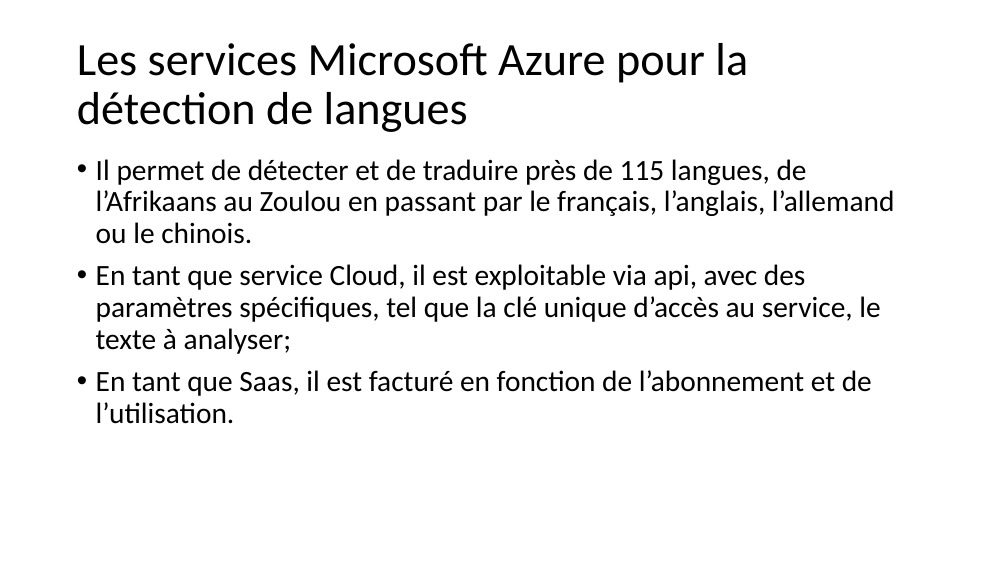
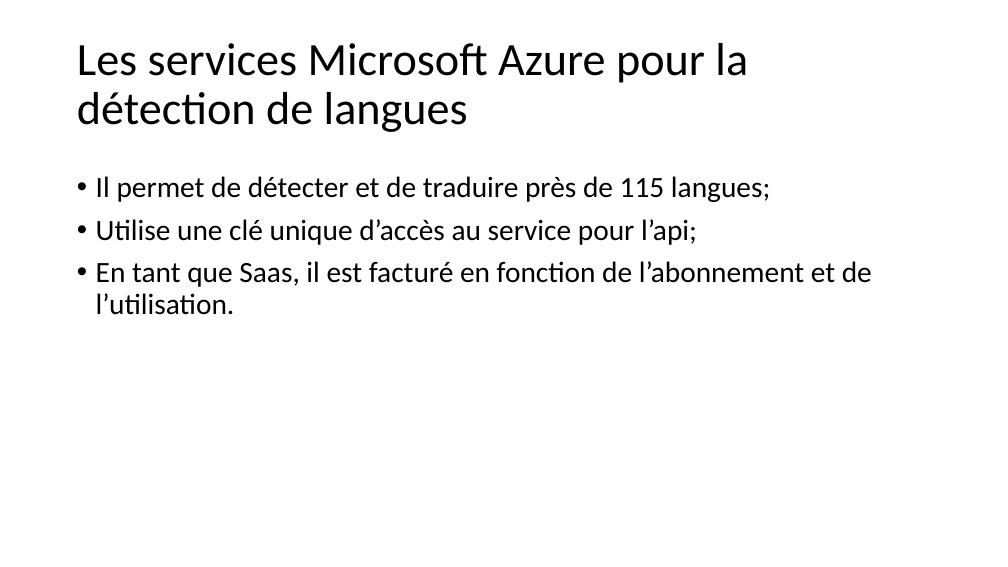
Before and after one commit to audricFeuyan/P1_FEUYAN_TCHOUO_Detection_Langue_Microsoft_Azure, a slide deck: slide 6 of P1_02_presentation.pptx. Drawn at 1008x567 pixels with LibreOffice and Linux fonts; fonts in the diff are those of the drawing. Boxes give left, top, right and bottom in pixels: in the first picture for what was removed or moved away, otherwise in the second. Text is boxed around its words. In the diff, an @@ line names an element or a change of style, - is before the commit and + after.

```diff
--- a/P1_02_presentation.pptx
+++ b/P1_02_presentation.pptx
@@ text "Il permet de détecter et ...": place and size @@
-text "Il permet de détecter et ..." at [96,159,894,424]
+text "Il permet de détecter et ..." at [96,176,872,315]
@@ text at [96,176,770,245]: text changed @@
-• Il permet de détecter et de traduire près de 115 langues, de l’Afrikaans au Zoulou en passant par le français, l’anglais, l’allemand ou le chinois.
-• En tant que service Cloud, il est exploitable via api, avec des paramètres spécifiques, tel que la clé unique d’accès au service, le texte à analyser;
+• Il permet de détecter et de traduire près de 115 langues;
+• Utilise une clé unique d’accès au service pour l’api;
```
Also in this commit, not shown: 3 other slides changed, 8 other files.
